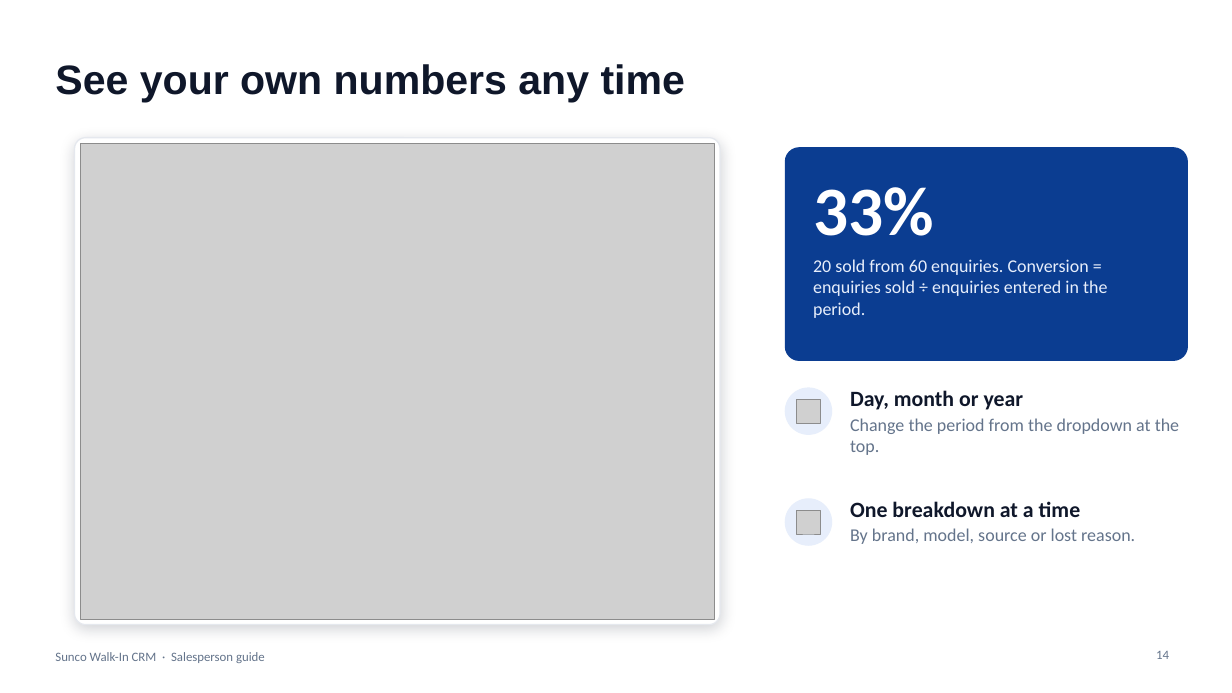
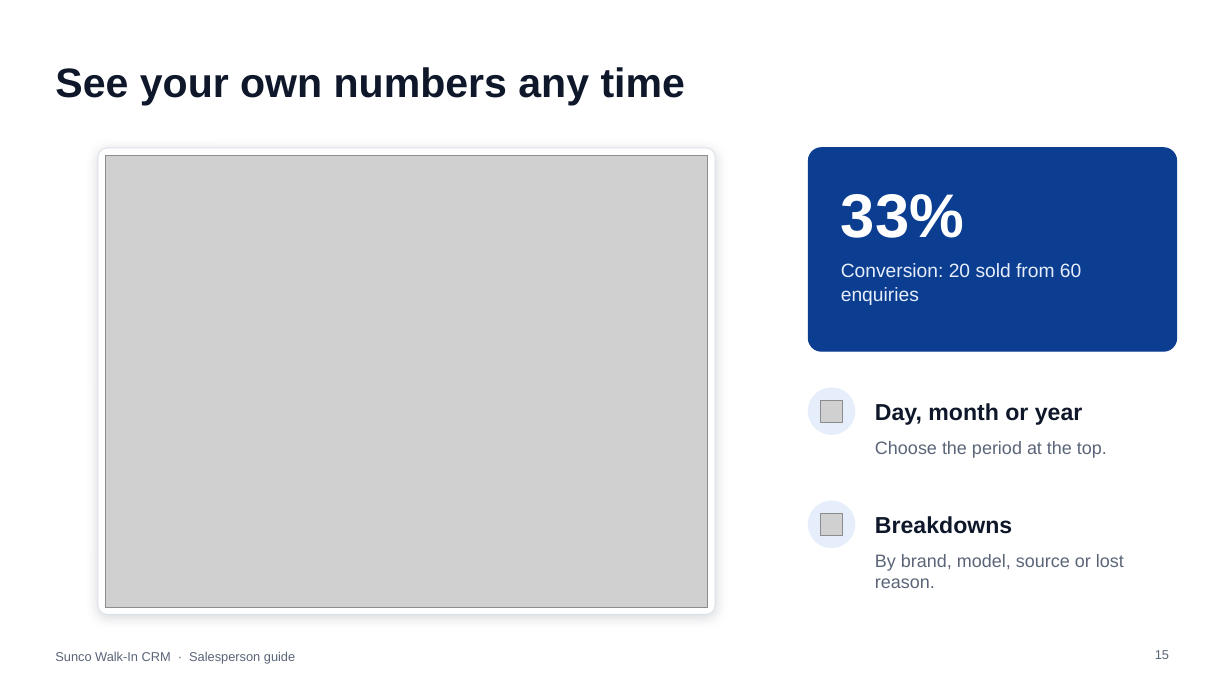
Before and after one commit to jakeeeecurran/walkin-management, a slide deck: slide 15 of docs/training/Sunco-Walk-In-CRM-Salesperson-Guide.pptx (slide 14 before the commit). Drawn at 1232x693 pixels with LibreOffice and Linux fonts; fonts in the diff are those of the drawing; grey boxes stand for pictures. Boxes give left, top, right and bottom in pixels: in the first picture for what was removed or moved away, otherwise in the second. Text is boxed around its words. In the diff, an @@ line names an element or a change of style, - is before the commit and + after.

```diff
--- a/docs/training/Sunco-Walk-In-CRM-Salesperson-Guide.pptx
+++ b/docs/training/Sunco-Walk-In-CRM-Salesperson-Guide.pptx
@@ rounded rectangle: place and size @@
-rounded rectangle at (75, 138, 721, 625)
+rounded rectangle at (98, 148, 715, 615)
@@ rounded rectangle at (98, 148, 715, 615): outline #E5E8EE 1 pt to #DDE2EA 0.75 pt; shadow changed; proportions changed @@
@@ rounded rectangle: place and size @@
-rounded rectangle at (786, 148, 1188, 360)
+rounded rectangle at (809, 148, 1177, 351)
@@ rounded rectangle at (809, 148, 1177, 351): proportions changed @@
@@ picture: place and size @@
-picture at (80, 143, 715, 619)
+picture at (105, 155, 708, 607)
@@ text "33%": place and size @@
-text "33%" at (813, 187, 934, 236)
+text "33%" at (841, 194, 964, 238)
@@ text "33%" at (841, 194, 964, 238): size 54 to 48 pt, font Calibri to Arial @@
@@ text at (841, 263, 1081, 305): text changed; size 14 to 15 pt; font Calibri to Arial @@
-20 sold from 60 enquiries. Conversion = enquiries sold ÷ enquiries entered in the period.
+Conversion: 20 sold from 60 enquiries
@@ text added at (875, 403, 1083, 425), 18 pt, text #0F172A, bold @@
+Day, month or year
@@ text at (875, 441, 1107, 458): text changed; font Calibri to Arial; text colour #64748B to #5B6578 @@
-Day, month or year
-Change the period from the dropdown at the top.
+Choose the period at the top.
@@ 2 ellipses, 1 picture: place and size @@
-2 ellipses, 1 picture at (786, 388, 832, 545)
+2 ellipses, 1 picture at (809, 388, 855, 547)
@@ text at (850, 501, 1081, 517): paragraph removed @@
-One breakdown at a time
@@ picture: place and size @@
-picture at (797, 510, 821, 534)
+picture at (821, 513, 843, 535)
@@ text added at (875, 516, 1012, 534), 18 pt, text #0F172A, bold @@
+Breakdowns
@@ text "By brand, model, source or ...": place and size @@
-text "By brand, model, source or ..." at (850, 501, 1135, 544)
+text "By brand, model, source or ..." at (875, 554, 1124, 588)
@@ text "By brand, model, source or ..." at (875, 554, 1124, 588): font Calibri to Arial, text colour #64748B to #5B6578; less space between paragraphs @@
@@ text "Sunco Walk-In CRM · Salesperson ..." at (55, 651, 295, 664): font Calibri to Arial, text colour #64748B to #5B6578 @@
@@ page number at (1155, 650, 1169, 659): text changed; font Calibri to Arial; text colour #64748B to #5B6578 @@
-14
+15
```
Also in this commit, not shown: 14 other slides changed, 2 slides added, 1 slide removed, 2 other files.
